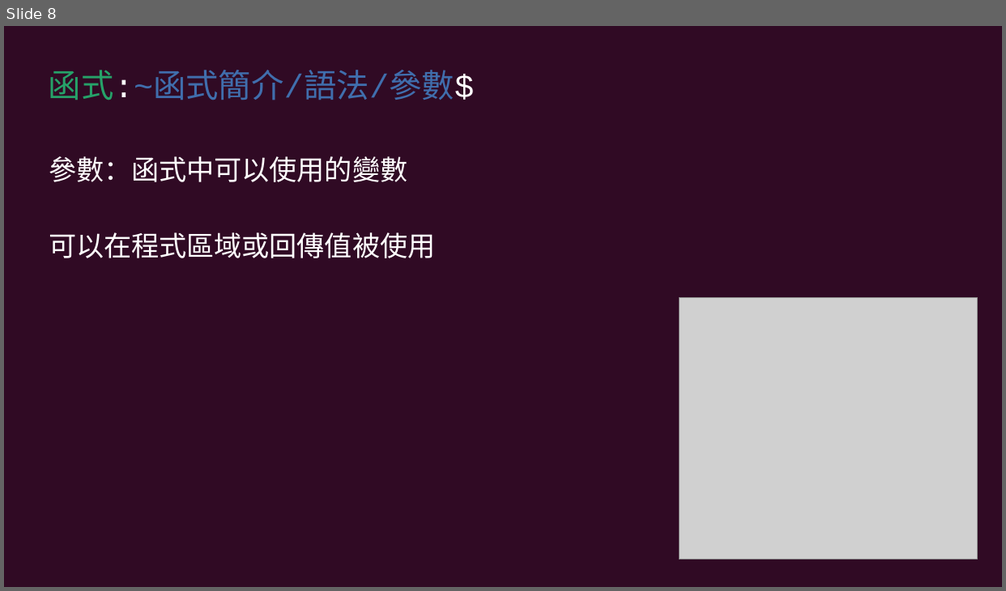
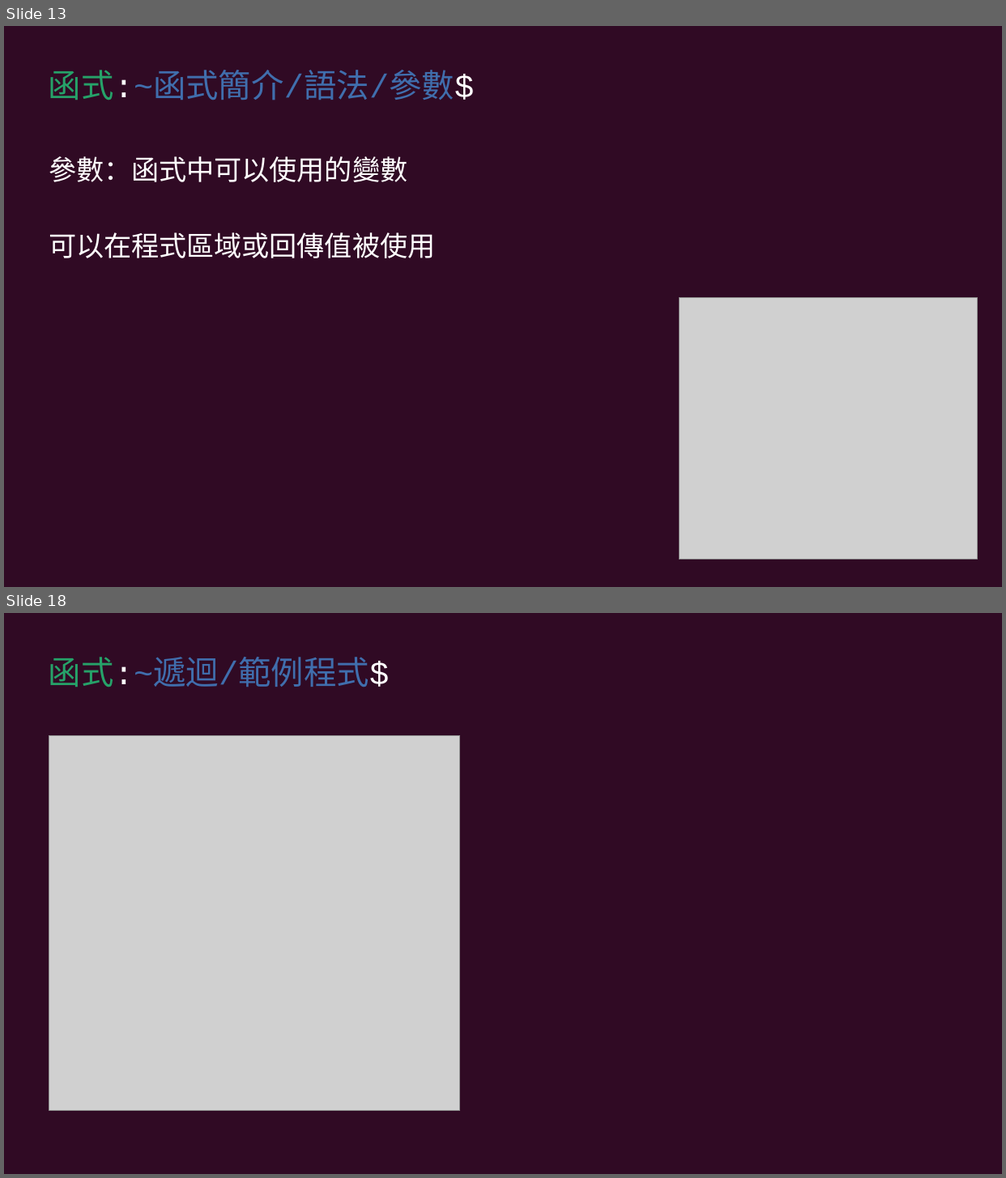
Before and after one commit to cyic-26th/presentations, a slide deck: 12.function/第十二次社課簡報.odp. Shown one above the other, each under a label of ours: slide 8 before the commit, slides 13 and 18 after it; the slides between them are not shown. The pictures are 1006x591 and 1006x1178 pixels, drawn with LibreOffice and Linux fonts; fonts in the diff are those of the drawing; grey boxes stand for pictures. Boxes give left, top, right and bottom in pixels: in the first picture for what was removed or moved away, otherwise in the second. Text is boxed around its words. In the diff, an @@ line names an element or a change of style, - is before the commit and + after.

```diff
--- a/12.function/第十二次社課簡報.odp
+++ b/12.function/第十二次社課簡報.odp
@@ slide 18 added at (x1=4, y1=613, x2=1002, y2=1174), background #300A24 @@
@@ text added at (x1=49, y1=657, x2=389, y2=687), 26 pt, text #406EAD @@
+函式:~遞迴/範例程式$
@@ picture added at (x1=49, y1=735, x2=460, y2=1111) @@
@@ what was slide 8 is now slide 13 @@
```
Also in this commit, not shown: 3 slides changed, 11 other slides added, 3 slides removed, 2 other files.
